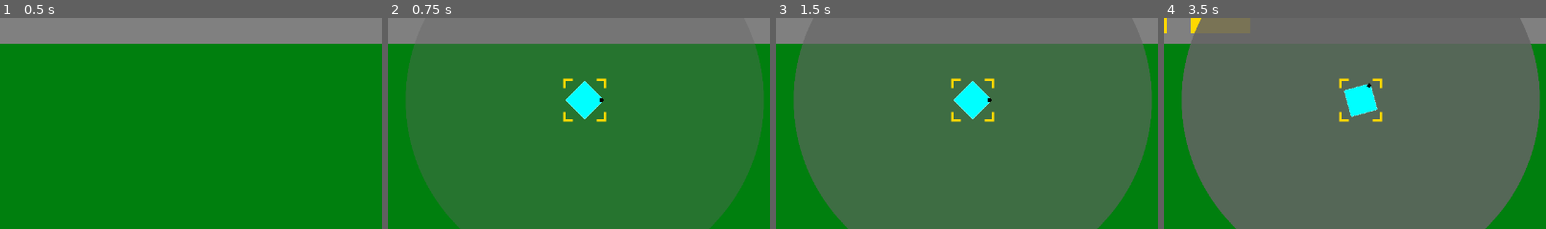
Above: before the commit, frames 1-4 (left to right).
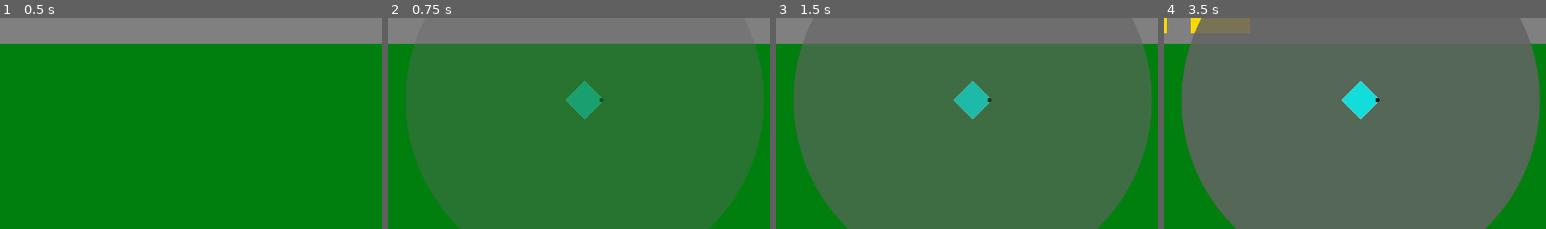
Above: after the commit, the same moments.

Repository: phrasmotica/godot-tower-defence
Game: Godot game, scene res://scenes/game.tscn
Same seed, same stepped clock (60 frames per second), same inputs: the game is played once before the commit and once after it.
Inputs (mouse positions are % of the whole screen's width and height, from its top left):
- Up to frame 1 (0.5 s): no input
- Up to frame 2 (0.75 s): tap Enter (ui_accept) at 0.5 s; move the mouse to (45, 69) at 0.52 s; tap 1 (tower_1) at 0.6 s; click (45, 69) at 0.67 s
- Up to frame 3 (1.5 s): tap Enter (ui_accept) at 0.77 s; tap 1 (tower_1) at 1.35 s; click (45, 69) at 1.42 s
- Up to frame 4 (3.5 s): tap Enter (ui_accept) at 1.52, 3.02 s; tap 1 (tower_1) at 2.1, 2.85 s; click (45, 69) at 2.17 s; click (45, 69) at 2.92 s
The pictures show only the part of the screen within x 19-69%, y 50-100%; the shares and areas given below are measured in that part.

Frame 1 is identical in both runs. In frame 2, 1.2% of the frame differs, in the area x 45-58%, y 28-50%; in frame 3, 1.2%; in frame 4, 1.4%.

Commit message:
Add warmup mode to TowerMode enum. Animate this process

Diff:
--- a/scenes/gun_tower.tscn
+++ b/scenes/gun_tower.tscn
@@ -73,6 +73,57 @@
 "speed": 5.0
 }]
 
+[sub_resource type="Animation" id="Animation_qk45j"]
+length = 0.001
+tracks/0/type = "value"
+tracks/0/imported = false
+tracks/0/enabled = true
+tracks/0/path = NodePath(".:modulate")
+tracks/0/interp = 1
+tracks/0/loop_wrap = true
+tracks/0/keys = {
+"times": PackedFloat32Array(0),
+"transitions": PackedFloat32Array(1),
+"update": 0,
+"values": [Color(1, 1, 1, 1)]
+}
+
+[sub_resource type="Animation" id="Animation_dfao1"]
+resource_name = "warmup"
+length = 3.0
+tracks/0/type = "value"
+tracks/0/imported = false
+tracks/0/enabled = true
+tracks/0/path = NodePath(".:modulate")
+tracks/0/interp = 1
+tracks/0/loop_wrap = true
+tracks/0/keys = {
+"times": PackedFloat32Array(0, 3),
+"transitions": PackedFloat32Array(1, 1),
+"update": 1,
+"values": [Color(1, 1, 1, 0.313726), Color(1, 1, 1, 1)]
+}
+tracks/1/type = "method"
+tracks/1/imported = false
+tracks/1/enabled = true
+tracks/1/path = NodePath(".")
+tracks/1/interp = 1
+tracks/1/loop_wrap = true
+tracks/1/keys = {
+"times": PackedFloat32Array(3),
+"transitions": PackedFloat32Array(1),
+"values": [{
+"args": [],
+"method": &"warmup_finished"
+}]
+}
+
+[sub_resource type="AnimationLibrary" id="AnimationLibrary_qnhh7"]
+_data = {
+"RESET": SubResource("Animation_qk45j"),
+"warmup": SubResource("Animation_dfao1")
+}
+
 [node name="GunTower" type="Node2D"]
 script = ExtResource("1_v8t2a")
 
@@ -134,11 +185,17 @@
 fire_rate = 2
 rotate_speed = 5
 
+[node name="AnimationPlayer" type="AnimationPlayer" parent="Levels"]
+libraries = {
+"": SubResource("AnimationLibrary_qnhh7")
+}
+
 [node name="Barrel" parent="." instance=ExtResource("7_mplx0")]
 
 [connection signal="input_event" from="CollisionArea" to="." method="_on_collision_area_input_event"]
 [connection signal="mouse_entered" from="CollisionArea" to="." method="_on_collision_area_mouse_entered"]
 [connection signal="mouse_exited" from="CollisionArea" to="." method="_on_collision_area_mouse_exited"]
+[connection signal="warmed_up" from="Levels" to="." method="_on_levels_warmed_up"]
 [connection signal="shoot" from="Barrel" to="." method="_on_barrel_shoot"]
 
 [editable path="Levels/Level0"]
--- a/scripts/tower.gd
+++ b/scripts/tower.gd
@@ -1,6 +1,6 @@
 class_name Tower extends Node2D
 
-enum TowerMode { PLACING, FIRING }
+enum TowerMode { PLACING, WARMUP, FIRING }
 
 
 @onready var range_node = $Range
@@ -33,6 +33,10 @@
 
 func is_placing():
 	return tower_mode == TowerMode.PLACING
+
+func set_warming_up():
+	tower_mode = TowerMode.WARMUP
+	levels_node.start_warmup()
 
 func set_placing():
 	tower_mode = TowerMode.PLACING
@@ -90,7 +94,7 @@
 func _on_collision_area_input_event(_viewport:Node, event:InputEvent, _shape_idx:int):
 	if event.is_pressed():
 		if tower_mode == TowerMode.PLACING:
-			set_firing()
+			set_warming_up()
 			on_placed.emit(self)
 
 		if tower_mode == TowerMode.FIRING:
@@ -112,3 +116,7 @@
 	print("Projectile now has damage " + str(bullet.damage))
 
 	add_child(bullet)
+
+func _on_levels_warmed_up():
+	print("Gun tower warmup finished")
+	set_firing()
--- a/scripts/tower_level_manager.gd
+++ b/scripts/tower_level_manager.gd
@@ -1,6 +1,15 @@
-extends Node2D
+class_name TowerLevelManager extends Node2D
 
 @onready var firing_line: RayCast2D = $FiringLine
+@onready var animation_player: AnimationPlayer = $AnimationPlayer
+
+signal warmed_up
+
+func start_warmup():
+	animation_player.play("warmup")
+
+func warmup_finished():
+	warmed_up.emit()
 
 func should_shoot():
 	return firing_line.is_colliding()
Not shown: 1 places in scenes/gun_tower.tscn that only renumber resources
